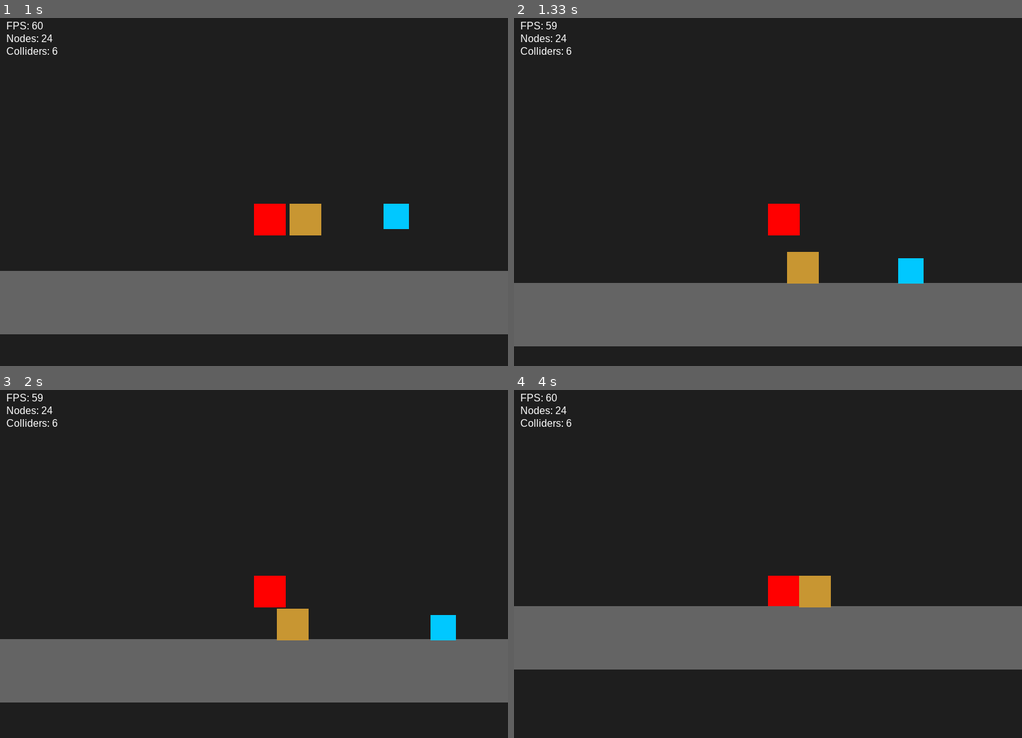
Above: before the commit, frames 1-4 (two rows, left to right).
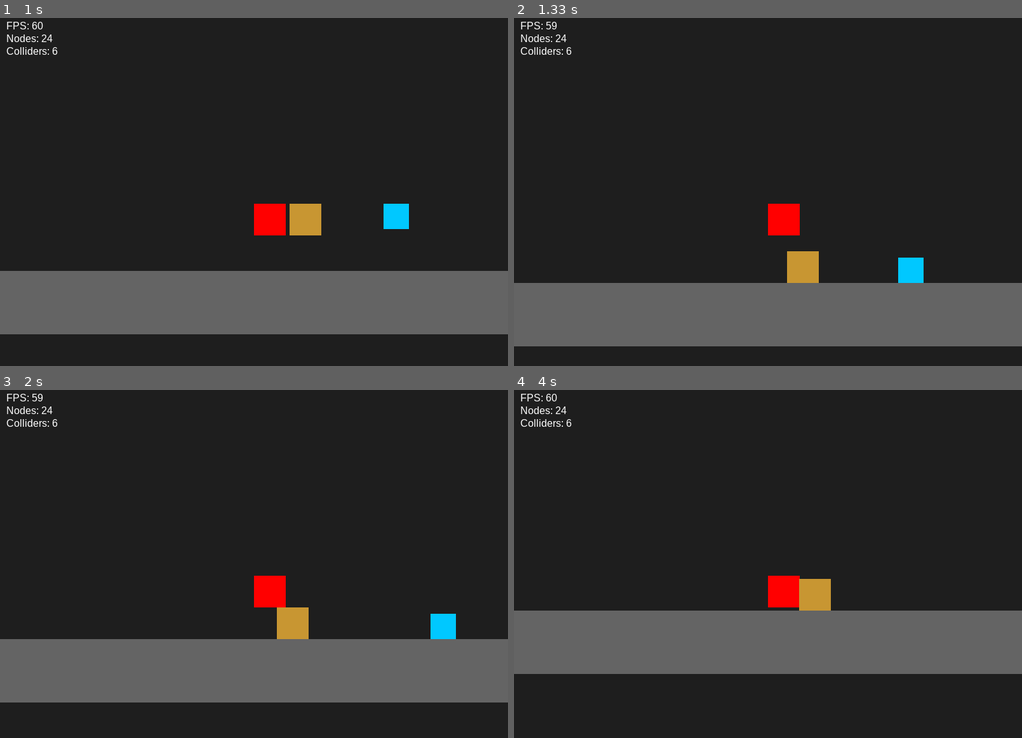
Above: after the commit, the same moments.

Repository: nalqit/py-engine
Game: pygame game, started from main.py
Same seed, same stepped clock (60 frames per second), same inputs: the game is played once before the commit and once after it.
Inputs:
- Up to frame 1 (1 s): hold Right 0.33-0.8 s; hold Up from 0.83 s (still down)
- Up to frame 2 (1.33 s): release Up at 1.13 s; hold Right from 1.17 s (still down)
- Up to frame 3 (2 s): release Right at 1.63 s; hold Left from 1.67 s (still down)
- Up to frame 4 (4 s): release Left at 2.2 s; hold Down 2.23-2.53 s; hold Left 2.57-2.97 s; hold Up 3-3.37 s; hold Right from 3.4 s (still down)

Frame 1 is identical in both runs. In frame 2, less than 0.1% of the frame differs, in the area x 53-81%, y 67-77%; in frame 3, less than 0.1%; in frame 4, 2.6%, in the area x 0-100%, y 53-82%.

Commit message:
fsm update

Diff:
--- a/main.py
+++ b/main.py
@@ -172,6 +172,7 @@
         screen.fill((30, 30, 30))
         root.render(screen)
         pygame.display.flip()
+        print(player.state_machine.current_state.name,player.velocity_x,player.velocity_y)
 
     pygame.quit()
     sys.exit()
--- a/src/scene/collision/collision_world.py
+++ b/src/scene/collision/collision_world.py
@@ -1,6 +1,6 @@
 from src.scene.node2d import Node2D
 from src.scene.collision.collider2d import Collider2D
-import pygame
+
 
 
 class CollisionWorld(Node2D):
--- a/src/scene/entities/npc.py
+++ b/src/scene/entities/npc.py
@@ -5,7 +5,7 @@
 class NPC(PhysicsBody2D):
     def __init__(self, name, x, y, collider, collision_world):
         super().__init__(name, x, y, collider, collision_world)
-        self.controller = AIController()
+        self.controller = AIController(self)
 
         self.use_gravity = True
         self.speed = 100.0
--- /dev/null
+++ b/src/scene/fsm/fall_state.py
@@ -0,0 +1,14 @@
+from src.scene.fsm.state import State
+from src.scene.fsm.idle_state import IdleState
+from src.scene.fsm.walk_state import WalkState
+
+
+class FallState(State):
+    name="fall"
+    def update(self, delta):
+        # If we touched the ground
+        if self.body.on_ground:
+            if abs(self.body.velocity_x) > 0:
+                self.body.state_machine.change_state(WalkState(self.body))
+            else:
+                self.body.state_machine.change_state(IdleState(self.body))
--- /dev/null
+++ b/src/scene/fsm/idle_state.py
@@ -0,0 +1,22 @@
+from src.scene.fsm.state import State
+
+
+class IdleState(State):
+    name="idle"
+    def enter(self):
+        # State is descriptive, do not force physics
+        pass
+
+    def update(self, delta):
+        # If not on ground -> Fall
+        if not self.body.on_ground:
+            from src.scene.fsm.fall_state import FallState
+
+            self.body.state_machine.change_state(FallState(self.body))
+            return
+
+        # If moving -> Walk
+        if abs(self.body.velocity_x) > 0:
+            from src.scene.fsm.walk_state import WalkState
+
+            self.body.state_machine.change_state(WalkState(self.body))
--- /dev/null
+++ b/src/scene/fsm/state.py
@@ -0,0 +1,20 @@
+class State:
+    """
+    Base class for all states.
+    States control *behavior*, not physics.
+    """
+
+    def __init__(self, body):
+        self.body = body  # PhysicsBody2D owner
+
+    def enter(self):
+        """Called once when state is entered"""
+        pass
+
+    def update(self, delta):
+        """Called every frame"""
+        pass
+
+    def exit(self):
+        """Called once when leaving state"""
+        pass
--- /dev/null
+++ b/src/scene/fsm/state_machine.py
@@ -0,0 +1,18 @@
+class StateMachine:
+    def __init__(self, body):
+        self.body = body
+        self.current_state = None
+
+    def change_state(self, new_state):
+        if self.current_state:
+            self.current_state.exit()
+
+        self.current_state = new_state
+
+        if self.current_state:
+            self.current_state.enter()
+
+
+    def update(self, delta):
+        if self.current_state:
+            self.current_state.update(delta)
--- /dev/null
+++ b/src/scene/fsm/walk_state.py
@@ -0,0 +1,17 @@
+from src.scene.fsm.state import State
+
+
+class WalkState(State):
+    name="walk"
+    def update(self, delta):
+        # If not on ground -> Fall
+        if not self.body.on_ground:
+            from src.scene.fsm.fall_state import FallState
+
+            self.body.state_machine.change_state(FallState(self.body))
+            return
+
+        if abs(self.body.velocity_x) == 0:
+            from src.scene.fsm.idle_state import IdleState
+
+            self.body.state_machine.change_state(IdleState(self.body))
--- a/src/scene/physics/ai_controller.py
+++ b/src/scene/physics/ai_controller.py
@@ -2,18 +2,21 @@
 
 
 class AIController(Controller):
-    def __init__(self):
+    def __init__(self, body):
+        super().__init__(body)
         self.direction = 1
 
+
+
     def update(self, body, delta):
-        speed = body.speed
-        dx = self.direction * speed * delta
+        dx = self.direction * 1  # مجرد نية
 
-        # Check for collisions ahead to flip direction
         if body.collision_world.check_collision(
-            body.collider, body.local_x + dx, body.local_y, margin=(0, -2)
+            body.collider,
+            body.local_x + dx,
+            body.local_y,
+            margin=(0, -2),
         ):
             self.direction *= -1
-            body.velocity_x = 0
-        else:
-            body.velocity_x = self.direction * speed
+
+        body.intent_x = self.direction
--- a/src/scene/physics/controller.py
+++ b/src/scene/physics/controller.py
@@ -1,5 +1,9 @@
 class Controller:
     """Base class for all controllers that decide movement intent for PhysicsBody2D."""
 
+    def __init__(self, body):
+        self.body = body
+
+
     def update(self, body, delta):
         pass
--- a/src/scene/physics/input_controller.py
+++ b/src/scene/physics/input_controller.py
@@ -2,8 +2,10 @@
 
 
 class InputController(Controller):
-    def __init__(self, input_manager):
+    def __init__(self, body, input_manager):
+        super().__init__(body)
         self.input = input_manager
+
 
     def update(self, body, delta):
         dx = 0
@@ -13,7 +15,8 @@
             dx += 1
 
         # Set body horizontal velocity
-        body.velocity_x = dx * body.speed
+        body.intent_x = dx
+
 
         # Jump logic
         if self.input.is_pressed("move_up") and body.on_ground:
@@ -22,4 +25,4 @@
 
         # Super jump / fast fall? (keeping user's recent change)
         if self.input.is_pressed("move_down"):
-            body.velocity_y = (-body.jump_force + body.gravity) / 2
+            body.velocity_y += body.gravity * 2 * delta
--- a/src/scene/physics/physics_body_2d.py
+++ b/src/scene/physics/physics_body_2d.py
@@ -1,4 +1,6 @@
 from src.scene.node2d import Node2D
+from src.scene.fsm.state_machine import StateMachine
+from src.scene.fsm.idle_state import IdleState
 
 
 class PhysicsBody2D(Node2D):
@@ -8,6 +10,13 @@
         self.collider = collider
         self.collision_world = collision_world
         self.controller = None
+        self.intent_x = 0
+        self.intent_y = 0
+
+
+        # FSM
+        self.state_machine = StateMachine(self)
+        self.state_machine.change_state(IdleState(self))
 
         # Movement
         self.velocity_x = 0.0
@@ -29,6 +38,13 @@
         if self.use_gravity and not self.on_ground:
             self.velocity_y += self.gravity * delta
 
+
+        self.velocity_x = self.intent_x * self.speed
+
+
+
+
+
         # 3. Resolve movement & collisions
         dx = self.velocity_x * delta
         dy = self.velocity_y * delta
@@ -36,6 +52,18 @@
 
         super().update(delta)
 
+        # 4. Update FSM (After Physics)
+        # FSM is descriptive: it looks at what happened (velocity, on_ground)
+        # and updates the state accordingly.
+        self.state_machine.update(delta)
+        self.intent_y = 0
+    def _check_ground(self):
+        return self.collision_world.check_collision(
+        self.collider,
+        self.local_x,
+        self.local_y + 1,
+        margin=(-2, 0),
+    )
     def move_and_collide(self, dx, dy, delta):
         # --- X axis (Horizontal) ---
         if dx != 0:
@@ -69,22 +97,29 @@
 
         # --- Y axis (Vertical) ---
         # Initialize as false, will be set true if we hit floor
-        self.on_ground = False
+        # --- Y axis (Vertical) ---
+        ground_hit = self._check_ground()
+        hit_y = None
+
+        self.on_ground = bool(ground_hit)
 
         if dy != 0:
             target_y = self.local_y + dy
             hit_y = self.collision_world.check_collision(
                 self.collider, self.local_x, target_y, margin=(-2, 0)
-            )
+        )
 
-            if not hit_y:
-                self.local_y += dy
-            else:
-                if dy > 0:  # Falling down
-                    self.on_ground = True
-                    self.velocity_y = 0  # Reset gravity accumulation
-                elif dy < 0:  # Jumping up into ceiling
-                    self.velocity_y = 0
+        if not hit_y:
+            self.local_y += dy
+        else:
+            if dy > 0:
+                self.velocity_y = 0
+                self.on_ground = True
+            elif dy < 0:
+                self.velocity_y = 0
+
+
+
 
     def on_collision_enter(self, other):
         pass
--- a/src/scene/player.py
+++ b/src/scene/player.py
@@ -5,12 +5,13 @@
 class Player(PhysicsBody2D):
     def __init__(self, name, x, y, input_manager, collider, collision_world):
         super().__init__(name, x, y, collider, collision_world)
-        self.controller = InputController(input_manager)
+        self.controller = InputController(self,input_manager)
 
         self.use_gravity = True
         self.speed = 200.0
         self.jump_force = -400.0
 
     def on_collision_enter(self, other):
+
         if other.layer == "box":
             print("Player started pushing box")
Not shown, changed: README.md
